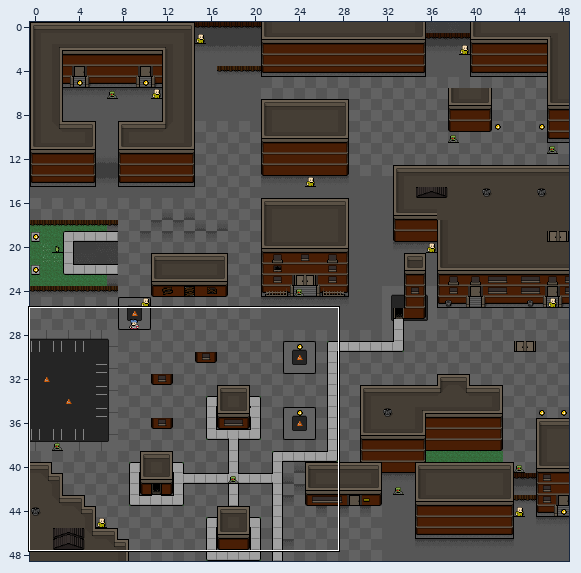
Tiled map, stored at assets/ring.tmx. The picture above shows the old version from afar; the outline marks the close-up.
Close-up. Before:
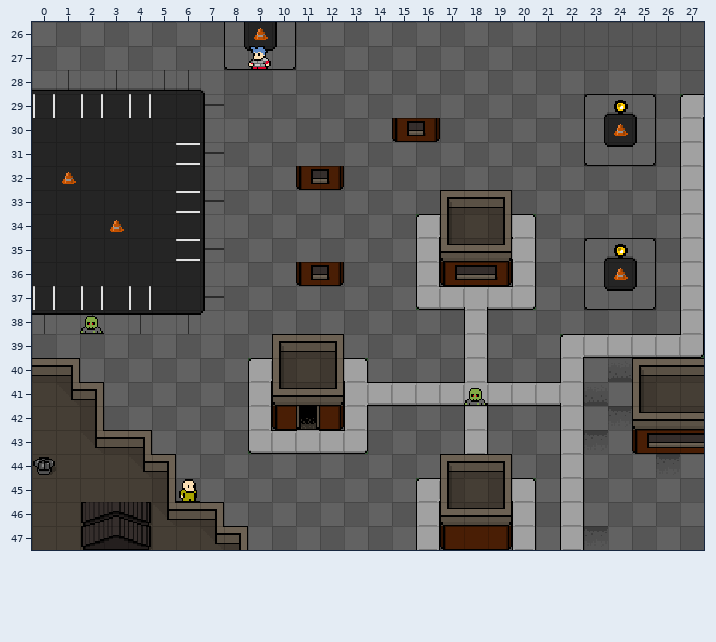
Cells are 16x16 px. Shown: x 0..27, y 26..47. The commit also changed other parts of the map, which this record leaves out.
Now the later version:
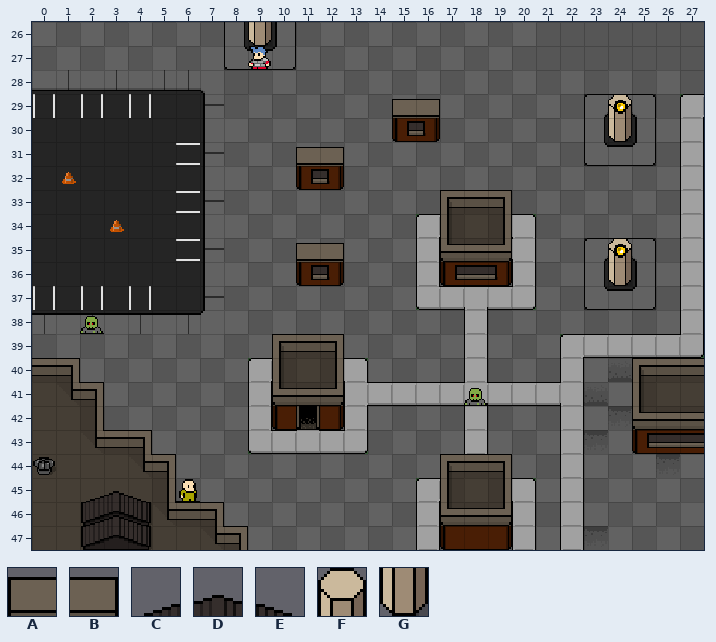
Key: from "ztown": A 7, B 8, C 9, D 10, E 11, F 14, G 30.
_ is an empty cell.
Tiles of an added or newly shown layer are drawn over the layers below it.
Diff:
Layer "fg" (now shown):
y 26: x 9 _ -> G
y 29: x 15..16 __ -> AB; x 24 _ -> F
y 30: x 24 _ -> G
y 31: x 11..12 __ -> AB
y 35: x 11..12 __ -> AB; x 24 _ -> F
y 36: x 24 _ -> G
y 45: x 2..4 ___ -> CDE
Changed places in both close-ups, as pixel boxes (x1, y1, x2, y2):
added: (248, 22, 272, 46)
added: (392, 99, 440, 118)
added: (608, 95, 632, 142)
added: (296, 147, 344, 166)
added: (296, 243, 344, 262)
added: (608, 239, 632, 286)
added: (86, 491, 146, 502)
